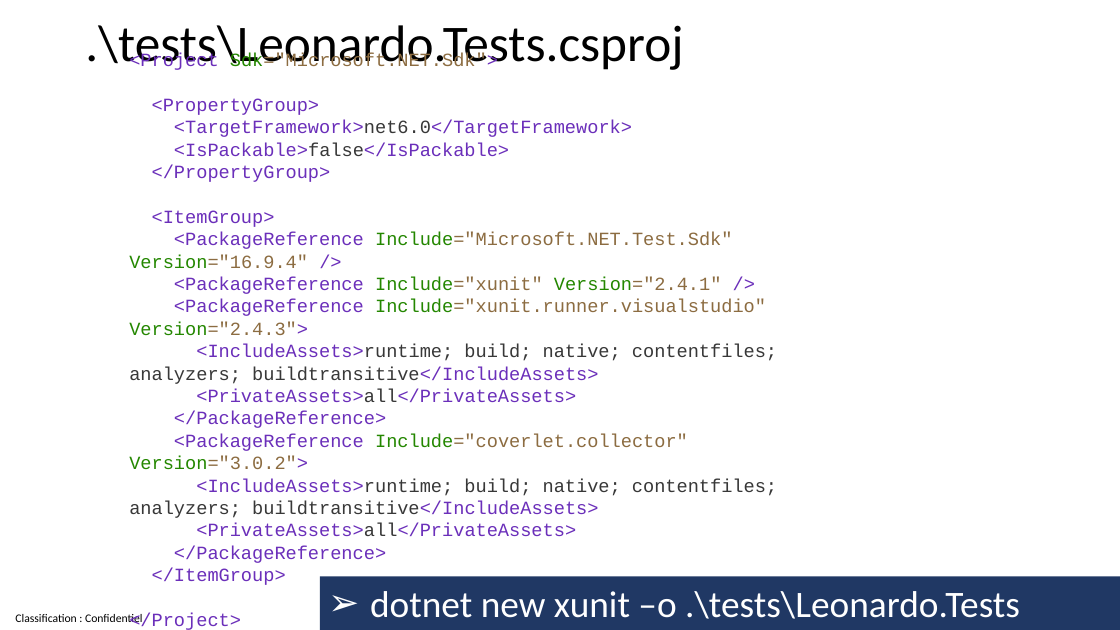
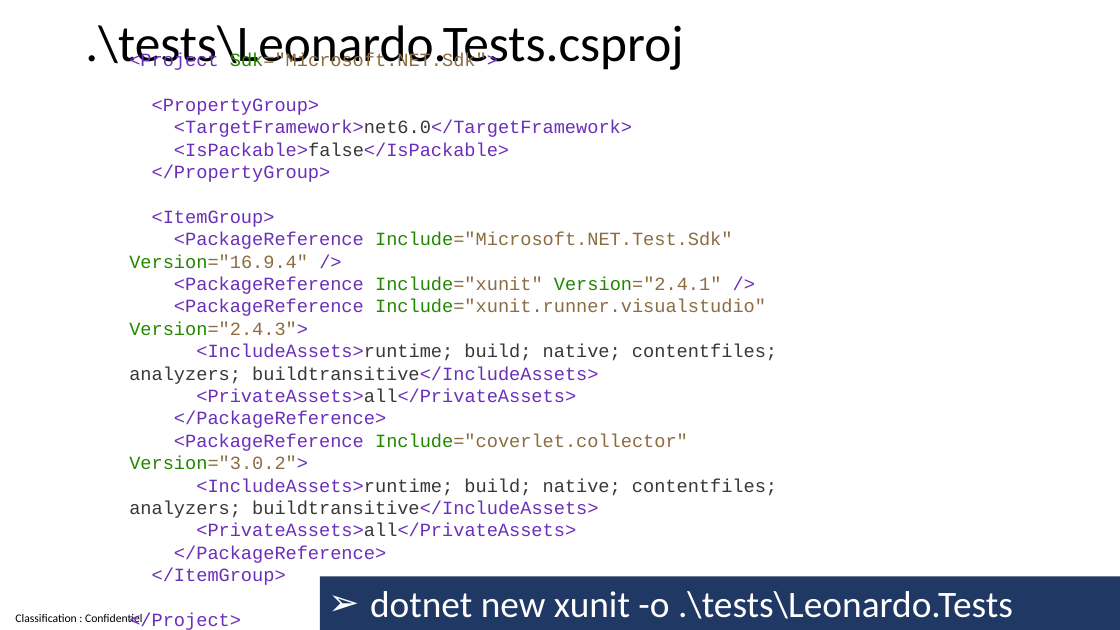
Before and after one commit to guillaume-chervet/course.dotnet, a slide deck: slide 98 of documentations/dotnet6.pptx. Drawn at 1120x630 pixels with LibreOffice and Linux fonts; fonts in the diff are those of the drawing. Boxes give left, top, right and bottom in pixels: in the first picture for what was removed or moved away, otherwise in the second. Text is boxed around its words. In the diff, an @@ line names an element or a change of style, - is before the commit and + after.

Commit message:
update

```diff
--- a/documentations/dotnet6.pptx
+++ b/documentations/dotnet6.pptx
@@ text in rectangle at (370, 591, 1013, 619): text changed @@
-➢ dotnet new xunit –o .\tests\Leonardo.Tests
+➢ dotnet new xunit -o .\tests\Leonardo.Tests
```
Also in this commit, not shown: 4 other slides changed.
